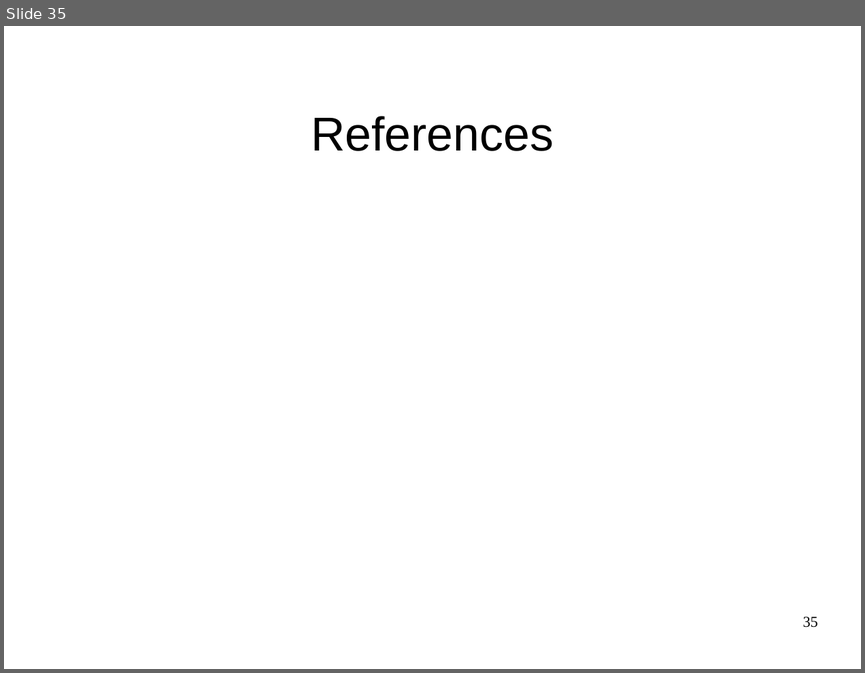
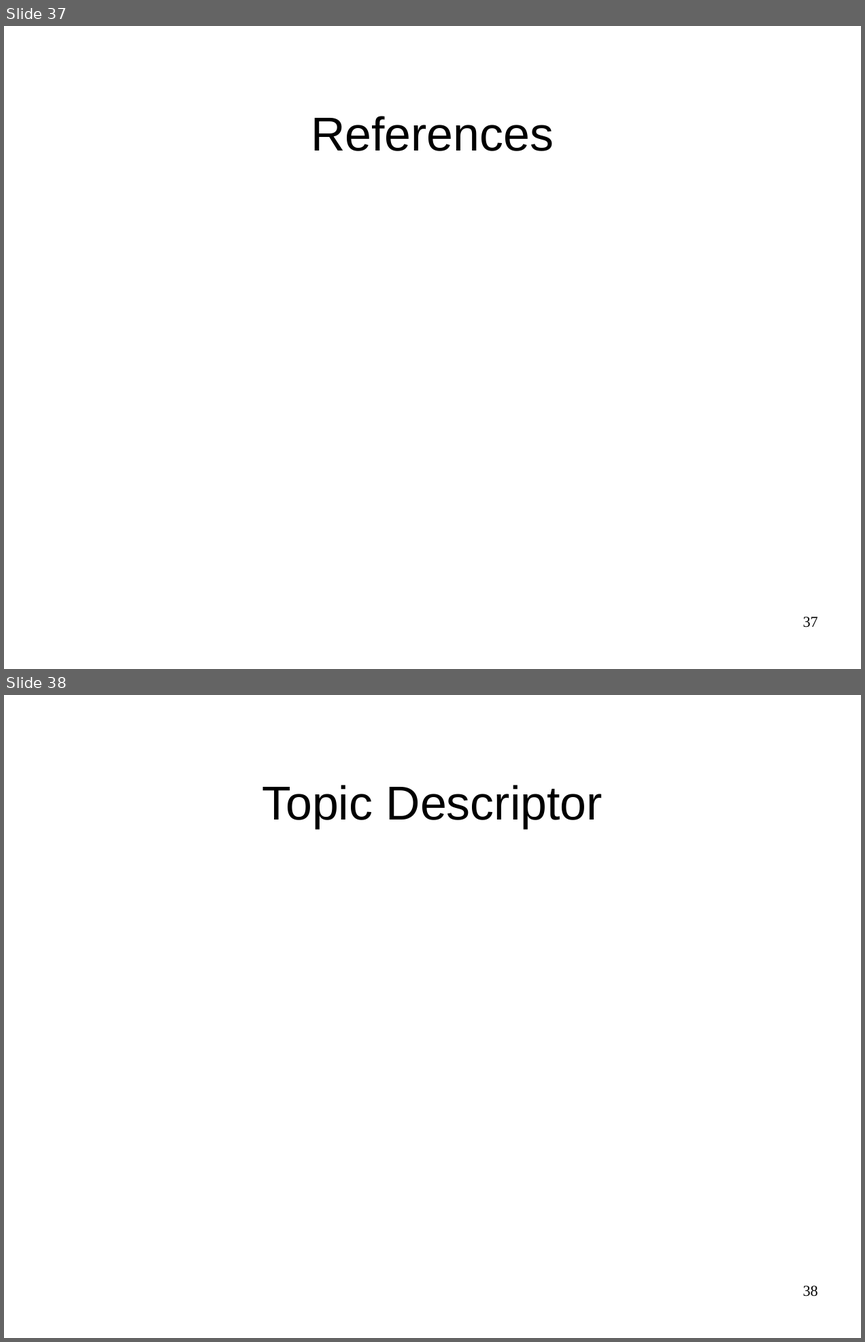
Before and after one commit to JGAntunes/pulsarcast, a slide deck: project-report/presentation.odp. Shown one above the other, each under a label of ours: slide 35 before the commit, slides 37 and 38 after it. The pictures are 865x673 and 865x1342 pixels, drawn with LibreOffice and Linux fonts; fonts in the diff are those of the drawing; background and template pictures are left out. Boxes give left, top, right and bottom in pixels: in the first picture for what was removed or moved away, otherwise in the second. Text is boxed around its words. In the diff, an @@ line names an element or a change of style, - is before the commit and + after.

```diff
--- a/project-report/presentation.odp
+++ b/project-report/presentation.odp
@@ slide 38 added at (4,695,861,1338), background #FFFFFF @@
@@ title added at (262,785,602,828), 44 pt, text #000000 @@
+Topic Descriptor
@@ page number added at (803,1285,818,1296), 14 pt, text #000000 @@
+38
@@ what was slide 35 is now slide 37 @@
@@ page number at (803,616,818,627): text changed @@
-35
+37
```
Also in this commit, not shown: 6 slides changed, 8 other slides added, 5 slides removed, 1 other file.
